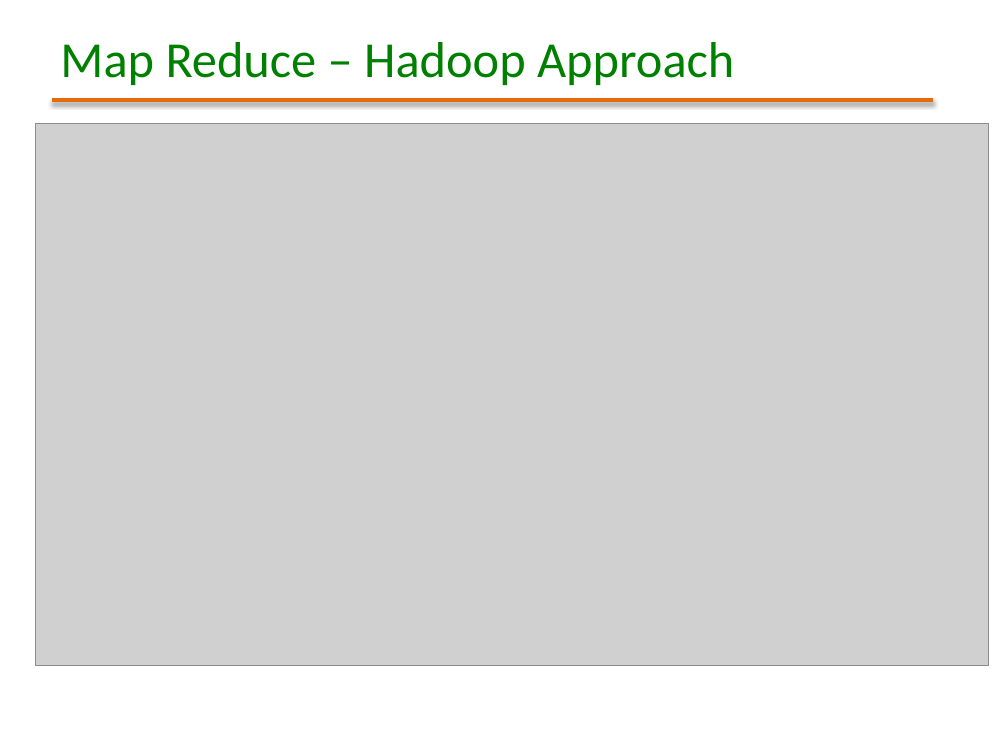
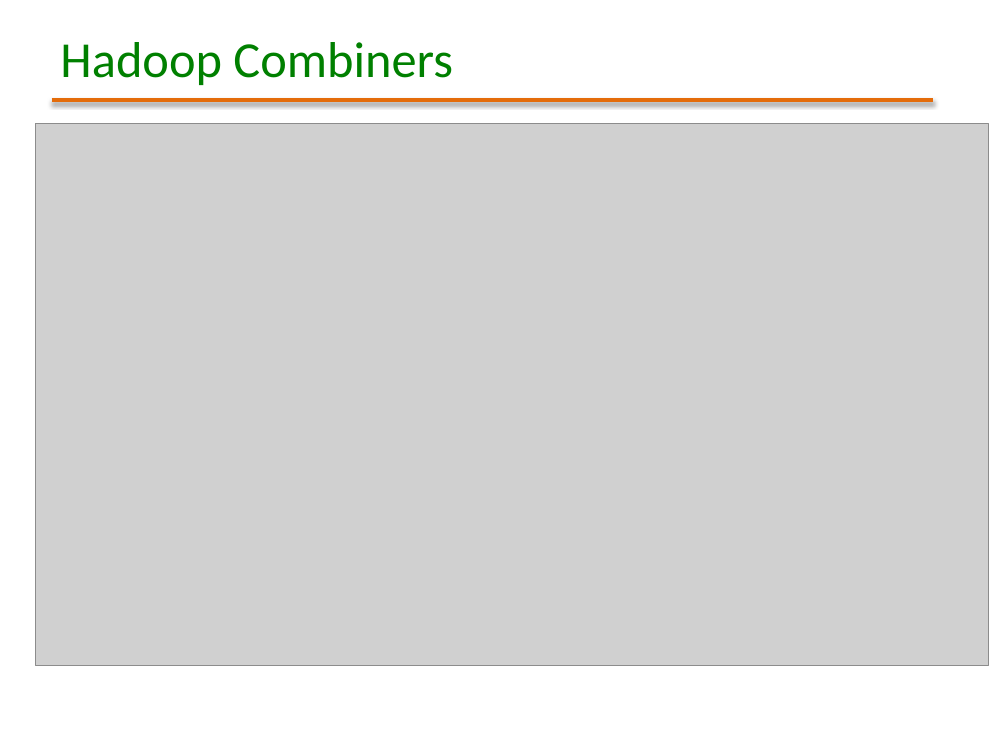
Before and after one commit to masroorrizvi/ManipalSessions, a slide deck: slide 7 of Hadoop Webinar - Session 3 (Hadoop Map Reduce - Concepts & Hands On).pptx. Drawn at 1008x756 pixels with LibreOffice and Linux fonts; fonts in the diff are those of the drawing; grey boxes stand for pictures; background and template pictures are left out. Boxes give left, top, right and bottom in pixels: in the first picture for what was removed or moved away, otherwise in the second. Text is boxed around its words. In the diff, an @@ line names an element or a change of style, - is before the commit and + after.

```diff
--- a/Hadoop Webinar - Session 3 (Hadoop Map Reduce - Concepts & Hands On).pptx
+++ b/Hadoop Webinar - Session 3 (Hadoop Map Reduce - Concepts & Hands On).pptx
@@ title at <box>60,42,453,85</box>: text changed @@
-Map Reduce – Hadoop Approach
+Hadoop Combiners
```
Also in this commit, not shown: 4 other slides changed, 2 slides added, 1 slide removed, 1 other file.
